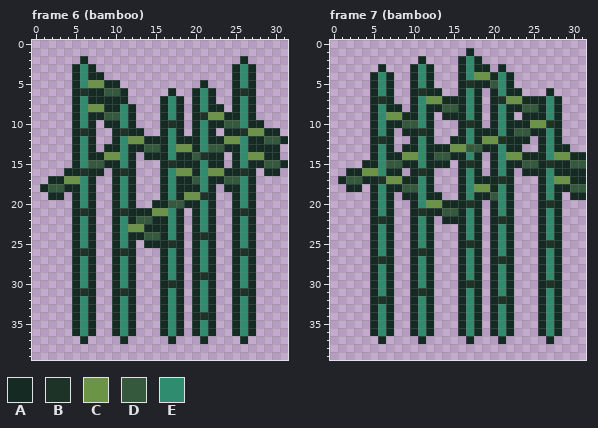
Two states of a pixel-art file, art/terrain/trees.aseprite. The first picture shows the starting point.
32x40 pixels, 13 frames. Colours within 5 levels of each other are drawn and written as one. Shown: frame 6 (bamboo), frame 7 (bamboo). The commit also changed other frames, which this record leaves out.
Palette (. is transparent): A #142a22  B #1e3328  C #6b9447  D #35593d  E #2f8c6e
The same view after the edit:
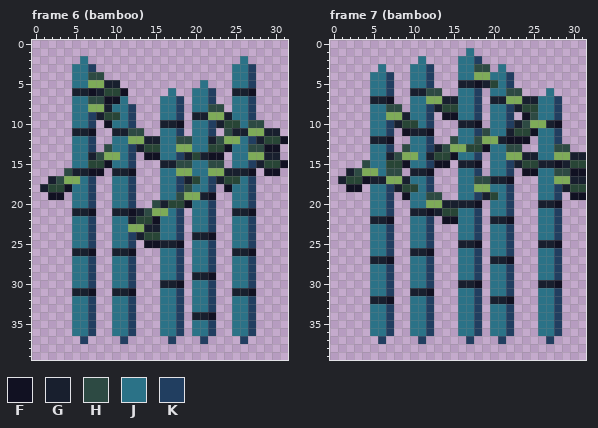
Colours new in this view: F #111122  G #181f2e  H #2d4a43  J #2b7287  K #213e60
Difference:
colour C: #6b9447 -> #7eab58
colour D: #35593d -> #284536
Changed rows in their new state; - is a pixel that keeps its letter.
Frame 6 (bamboo):
first column x 1:
 2 -----J-------------------J-----
 3 ----JJK-----------------JJK----
 4 ----JJHH----------------JJK----
 5 ----JJ--GG----------J---JJK----
 6 ----GGFG--F-----J--JJK--GGF----
 7 ----JJHHFFJ----JJK-JJK--JJK----
 8 ----JJ--GJJK---JJK-JJHH-JJK----
 9 ----JJKG--JK---JJK-GG--GJJK----
10 ----JJK-FJJK---GGF-JJKG--JHH---
11 ----GGF--GGHH--JJK-JJK-HGG--GG-
12 ----JJK--JJ--GGJJHHJJGH--JKG--F
13 ----JJK-HJJKG--JJ--JJ--FJJHHFF-
14 ----JJGH--JK-FFJJKG-GFF-JJ--GG-
15 ----JJ--FJJK---GGHHJJHH-JJKG--F
16 ---HGGFF-GGF---JJ--JJ--GGGF-FF-
17 -GH--JK--JJK---JJKG-JKG--JK----
18 G--FJJK--JJK---JJKHJJK-FJJK----
19 -FF-JJK--JJK---JJH--GF--JJK----
20 ----JJK--JJK--HG--FJJK--JJK----
21 ----GGF--GGFGH--JK-JJK--GGF----
22 ----JJK--JJG--FJJK-JJK--JJK----
23 ----JJK--JJ--GGJJK-JJK--JJK----
24 ----JJK--JJKG--JJK-GGF--JJK----
25 ----JJK--JJK-FFGGF-JJK--JJK----
26 ----GGF--GGF---JJK-JJK--GGF----
27 ----JJK--JJK---JJK-JJK--JJK----
28 ----JJK--JJK---JJK-JJK--JJK----
29 ----JJK--JJK---JJK-GGF--JJK----
30 ----JJK--JJK---GGF-JJK--JJK----
31 ----GGF--GGF---JJK-JJK--GGF----
32 ----JJK--JJK---JJK-JJK--JJK----
33 ----JJK--JJK---JJK-JJK--JJK----
34 ----JJK--JJK---JJK-GGF--JJK----
35 ----JJK--JJK---JJK-JJK--JJK----
36 ----JJK--JJK---JJK-JJK--JJK----
37 -----K----K-----K---K----K-----
Frame 7 (bamboo):
first column x 1:
 1 ----------------J--------------
 2 ----------J----JJK-------------
 3 -----J---JJK---JJHH-J----------
 4 ----JJK--JJK---JJ--JJK---------
 5 ----JJK--JJK---GGFG-JK---------
 6 ----JJK--GGHH--JJK-JJHH---J----
 7 ----GGF--JJ--GGJJK-GG--GGJJK---
 8 ----JJHH-JJKG--JJK-JJKG--JJK---
 9 ----JJ--GJJK-FFJJK-JJK-FHJJK---
10 ----JJKG--JK---GGF-JJKGH--GF---
11 ----JJK-FGGF---JJKHJJG--FJJK---
12 ----GGF--JJK--HJJH--GFFF-JJK---
13 ----JJK-HJJKGH----FJJHH--JJHH--
14 ----JJGH--JG--FJJK-JJ--GGJJ--GG
15 ---HJJ--FJJKFF-GGF-JJKG--GGFG--
16 -GH--JHH-GGF---JJK-JJK-FFJJHHFF
17 G--FGG--GJJK---JJHHGGF---JJ--GG
18 -FF-JJKG--JK---JJ--JJK---JJKG--
19 ----JJK-FJJHH--JJKG-JK---JJK-FF
20 ----JJK--JJ--GGGGF-JJK---GGF---
21 ----JJK--GGFG--JJK-JJK---JJK---
22 ----GGF--JJK-FFJJK-GGF---JJK---
23 ----JJK--JJK---JJK-JJK---JJK---
24 ----JJK--JJK---JJK-JJK---JJK---
25 ----JJK--JJK---GGF-JJK---GGF---
26 ----JJK--GGF---JJK-JJK---JJK---
27 ----GGF--JJK---JJK-GGF---JJK---
28 ----JJK--JJK---JJK-JJK---JJK---
29 ----JJK--JJK---JJK-JJK---JJK---
30 ----JJK--JJK---GGF-JJK---GGF---
31 ----JJK--GGF---JJK-JJK---JJK---
32 ----GGF--JJK---JJK-GGF---JJK---
33 ----JJK--JJK---JJK-JJK---JJK---
34 ----JJK--JJK---JJK-JJK---JJK---
35 ----JJK--JJK---JJK-JJK---JJK---
36 ----JJK--JJK---JJK-JJK---JJK---
37 -----K----K-----K---K-----K----
Pixel boxes of the changes (left, top, right, bottom) in both pictures:
changed: (40, 56, 288, 344)
changed: (338, 48, 586, 344)
